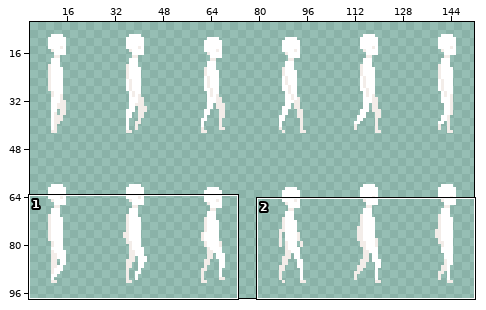
Sprite sheet, stored at Assets/Resources/Player/WalkAnimation/SideWalk.png. The first picture is a wide view before the edit; the outline marks the close-up.
Close-up. Before the edit:
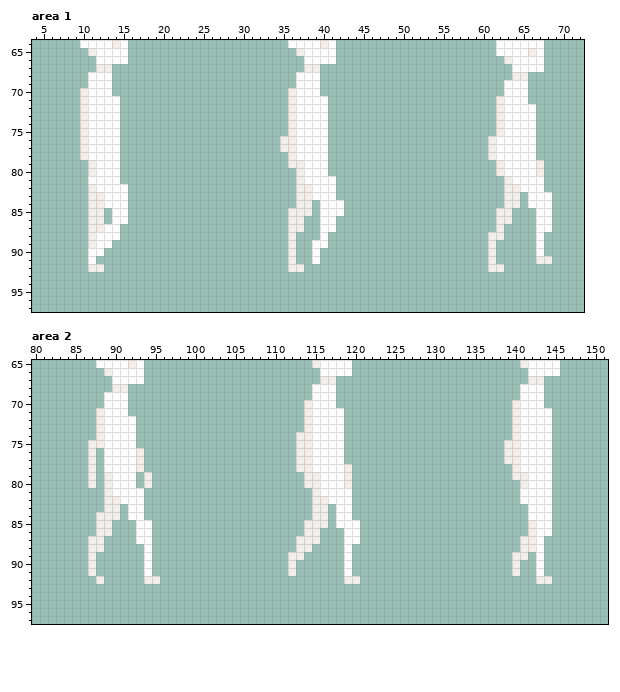
The file is 156x100 pixels. Shown: area 1: x 4..72, y 64..97; area 2: x 80..151, y 65..97. The wide view leaves out empty margins. The commit also changed other parts of the picture, which this record leaves out.
And afterwards:
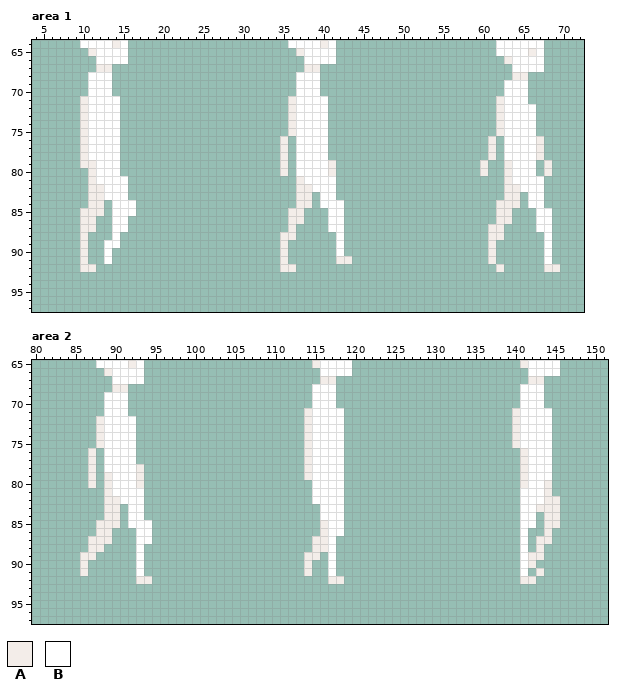
Palette (. is transparent): A #f3ede9  B #ffffff
Change:
Area 1:
y 70: x 10 A -> .; x 36 A -> .
y 76..77: x 36 A -> .; x 62 B -> .; x 67 . -> A
y 78: x 35..36 .A -> A.; x 62 B -> .; x 67 . -> A
y 79: x 10 . -> A; x 35..37 .AA -> A.B; x 41 . -> A; x 60 . -> A; x 62..63 AB -> .A; x 67..68 A. -> .A
y 80: x 35 . -> A; x 37 A -> B; x 41 . -> A; x 60 . -> A; x 62..63 AB -> .A; x 67..68 A. -> .A
y 81: x 11 B -> A; x 15 . -> B
y 82: x 12 B -> A
y 83: x 39 B -> .; x 68 B -> .
y 84: x 13 B -> .; x 16 . -> B; x 62 . -> A; x 68 B -> .
y 85: x 10 . -> A; x 16 . -> B; x 38 A -> .; x 40 B -> .
y 86: x 10 . -> A; x 12 A -> .; x 40 B -> .; x 42 . -> B
y 87: x 10 . -> A; x 12..13 AB -> ..; x 15 . -> B; x 37 A -> .; x 40 B -> .; x 42 . -> B; x 61 . -> A
y 88: x 10..13 .ABB -> A...; x 35 . -> A; x 40 B -> .; x 42 . -> B; x 67..68 B. -> .B
y 89: x 10..12 .AB -> A..; x 14 . -> B; x 35..36 .A -> A.; x 39..40 BB -> ..; x 42 . -> B; x 67..68 B. -> .B
y 90: x 10..13 .BB. -> A..B; x 35..36 .A -> A.; x 39 B -> .; x 42 . -> B; x 67..68 B. -> .B
y 91: x 10..11 .B -> A.; x 13 . -> B; x 35..36 .A -> A.; x 39 B -> .; x 42..43 .. -> AA; x 67..68 AA -> .B
y 92: x 10 . -> A; x 12 A -> .; x 35 . -> A; x 37 A -> .; x 61 A -> .; x 68..69 .. -> AA
Area 2:
y 70: x 114 A -> .; x 140 A -> .
y 71: x 88 A -> .
y 74: x 113 A -> .
y 75: x 87 A -> .; x 113 A -> .; x 139 A -> .
y 76..77: x 93 A -> .; x 113 A -> .; x 139..141 AAB -> ..A
y 78: x 113 A -> .; x 119 A -> .; x 140..141 AB -> .A
y 79: x 93..94 .A -> A.; x 115 A -> B; x 119 A -> .; x 140 A -> .
y 80: x 93..94 .A -> A.; x 114..115 AA -> .B; x 119 A -> .; x 144 B -> A
y 81: x 115 A -> B; x 119 B -> .; x 144 B -> A
y 82: x 115..116 AA -> BB; x 119 B -> .; x 144..145 B. -> AA
y 83: x 115..117 AA. -> .BB; x 119 B -> .; x 141 . -> B; x 143..145 BB. -> AAA
y 84: x 88 A -> .; x 115..117 AA. -> .BB; x 119 B -> .; x 141 . -> B; x 143..145 BB. -> .AA
y 85: x 90 . -> A; x 92 . -> B; x 114..115 AA -> ..; x 117 . -> B; x 119..120 BB -> ..; x 141..145 .ABB. -> BB.AA
y 86: x 114..120 AA...BB -> ..ABB..; x 141..144 .ABB -> B..A
y 87: x 89 . -> A; x 113..114 AA -> ..; x 116..117 .. -> AB; x 119..120 BB -> ..; x 141..144 AAB. -> B.AA
y 88: x 93..94 .B -> B.; x 113..117 AA... -> ..AAB; x 119 B -> .; x 141..143 AAB -> B.A
y 89: x 86 . -> A; x 93..94 .B -> B.; x 112..115 AA.. -> ..AA; x 117 . -> B; x 119 B -> .; x 140..143 AA.B -> .BAA
y 90: x 86..87 .A -> A.; x 93..94 .B -> B.; x 112 A -> .; x 114 . -> A; x 117 . -> B; x 119 B -> .; x 140..143 A..B -> .BA.
y 91: x 86..87 .A -> A.; x 93..94 .B -> B.; x 112 A -> .; x 114 . -> A; x 117 . -> B; x 119 B -> .; x 140..141 A. -> .B; x 143 B -> A
y 92: x 88 A -> .; x 93 . -> A; x 95 A -> .; x 117..120 ..AA -> AA..; x 141..144 ..AA -> AA..
